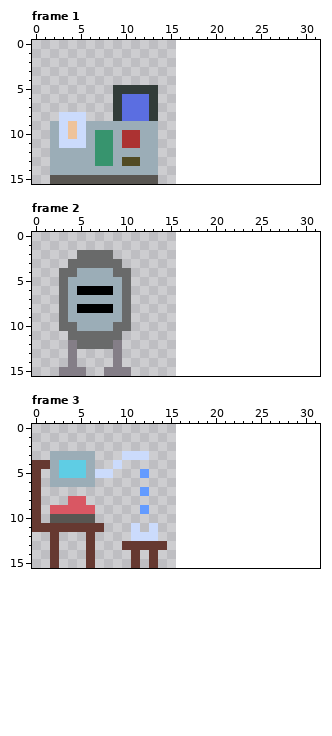
Edited in one commit: pixel-art file (art/machines.aseprite). Above, as it was before the edit.
16x16 pixels, 3 frames. Shown: frame 1, frame 2, frame 3. The old version is drawn lined up with the new one, on the new canvas.
The result:
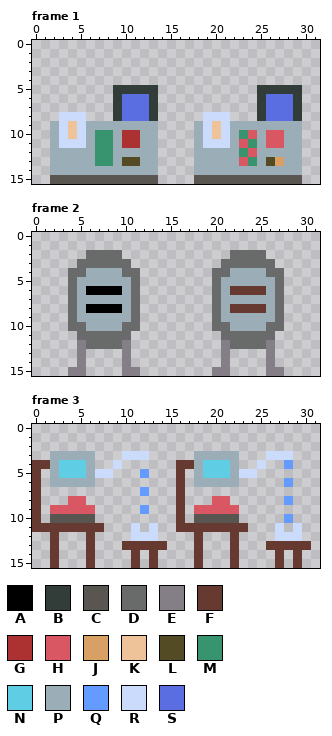
Palette (. is transparent): A #000000  B #323c39  C #595652  D #696a6a  E #847e87  F #663931  G #ac3232  H #d95763  J #d9a066  K #eec39a  L #524b24  M #37946e  N #5fcde4  P #9badb7  Q #639bff  R #cbdbfc  S #5b6ee1
Edits made:
canvas 16x16 -> 32x16
Changed rows in their new state; - is an unchanged pixel.
Frame 1:
first column x 18:
 5 -------BBBBB
 6 -------BSSSB
 7 -------BSSSB
 8 -RRR---BSSSB
 9 PRKRPPPPPPPP
10 PRKRPMHPHHPP
11 PRRRPHMPHHPP
12 PPPPPMHPPPPP
13 PPPPPHMPLJPP
14 PPPPPPPPPPPP
15 CCCCCCCCCCCC
Frame 2:
first column x 3:
 2 --.---D------------DDDD--
 3 -.-----D----------DDDDDD-
 4 .-D---P-D--------DDPPPPDD
 5 .D-----PD--------DPPPPPPD
 6 .DP---APD--------DPFFFFPD
 7 .D-----PD--------DPPPPPPD
 8 .DP---APD--------DPFFFFPD
 9 .D-----PD--------DPPPPPPD
10 .-D---P-D--------DDPPPPDD
11 -.-----D----------DDDDDD-
12 -.E---DE----------EDDDDE-
13 -.E---.E----------E----E-
14 -.E---.E----------E----E-
15 .----..-E--------EE----EE
Frame 3:
first column x 16:
 3 --PPPPP---RRR--
 4 FFPNNNP--R--Q--
 5 F-PNNNPRR------
 6 F-PPPPP-----Q--
 7 F--------------
 8 F---HH------Q--
 9 F-HHHHH--------
10 F-CCCCC-----Q--
11 FFFFFFFF---R-R-
12 --F---F----RRR-
13 --F---F---FFFFF
14 --F---F----F-F-
15 --F---F----F-F-
Where, in picture pixels (left, top, right, bottom), the same in both pictures:
added: (194, 85, 302, 184)
changed: (59, 250, 140, 376)
added: (212, 250, 284, 376)
added: (176, 451, 311, 568)
